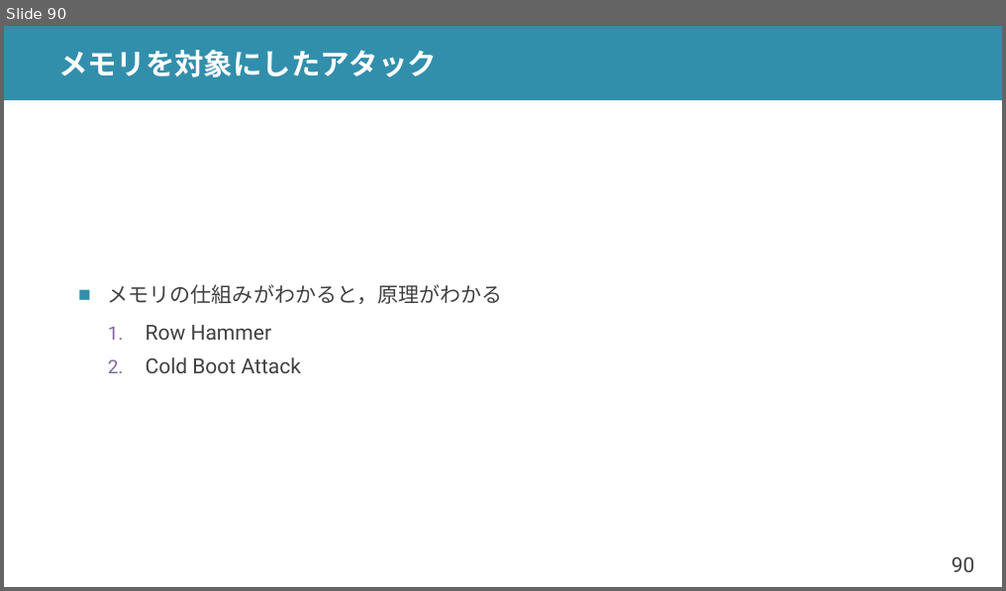
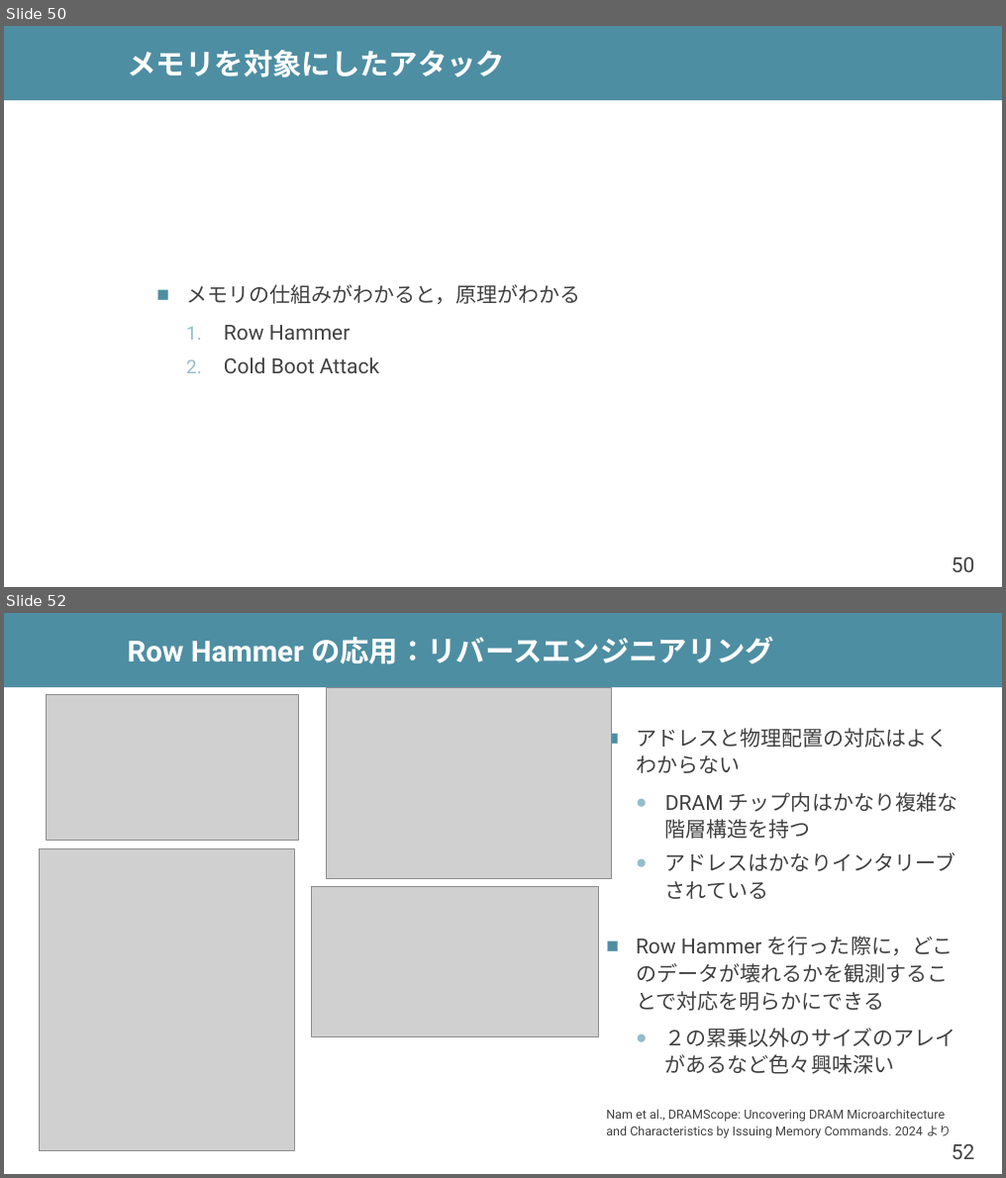
Before and after one commit to shioyadan/advanced-computer-organization, a slide deck: aco-shioya-07.pptx. Shown one above the other, each under a label of ours: slide 90 before the commit, slides 50 and 52 after it; the slides between them are not shown. The pictures are 1006x591 and 1006x1178 pixels, drawn with LibreOffice and Linux fonts; fonts in the diff are those of the drawing; grey boxes stand for pictures. Boxes give left, top, right and bottom in pixels: in the first picture for what was removed or moved away, otherwise in the second. Text is boxed around its words. In the diff, an @@ line names an element or a change of style, - is before the commit and + after.

```diff
--- a/aco-shioya-07.pptx
+++ b/aco-shioya-07.pptx
@@ slide 52 added at (4, 613, 1002, 1174), background #FFFFFF; not listed: 2 template elements that a slide beside it also shows @@
@@ title added at (128, 637, 774, 664), 28 pt, text #FFFFFF, bold @@
+Row Hammer の応用：リバースエンジニアリング
@@ picture added at (46, 694, 298, 840) @@
@@ picture added at (326, 687, 612, 878) @@
@@ text added at (606, 728, 957, 1139), 20 pt, text #404040 @@
+■ アドレスと物理配置の対応はよくわからない
+  ● DRAM チップ内はかなり複雑な階層構造を持つ
+  ● アドレスはかなりインタリーブされている
+■ Row Hammer を行った際に，どこのデータが壊れるかを観測することで対応を明らかにできる
+  ● ２の累乗以外のサイズのアレイがあるなど色々興味深い
+Nam et al., DRAMScope: Uncovering DRAM Microarchitecture and Characteristics by Issuing Memory Commands. 2024 より
@@ picture added at (40, 850, 295, 1152) @@
@@ picture added at (312, 886, 599, 1037) @@
@@ what was slide 90 is now slide 50 @@
@@ slide 50 changed as well @@
@@ rectangle at (4, 26, 1002, 100): fill #328FAC to #4E8EA2 @@
@@ title "メモリを対象にしたアタック": place and size @@
-title "メモリを対象にしたアタック" at (58, 50, 437, 77)
+title "メモリを対象にしたアタック" at (128, 50, 506, 77)
@@ text "メモリの仕組みがわかると，原理がわかる": place and size @@
-text "メモリの仕組みがわかると，原理がわかる" at (108, 284, 503, 373)
+text "メモリの仕組みがわかると，原理がわかる" at (186, 284, 581, 373)
@@ text "メモリの仕組みがわかると，原理がわかる" at (186, 284, 581, 373): bullet colour #328FAC to #4E8EA2; bullet colour #8064A2 to #92BDCA @@
@@ page number at (951, 558, 975, 572): text changed @@
-90
+50
```
Also in this commit, not shown: 55 other slides changed, 30 other slides added, 57 slides removed, 2 other files.
